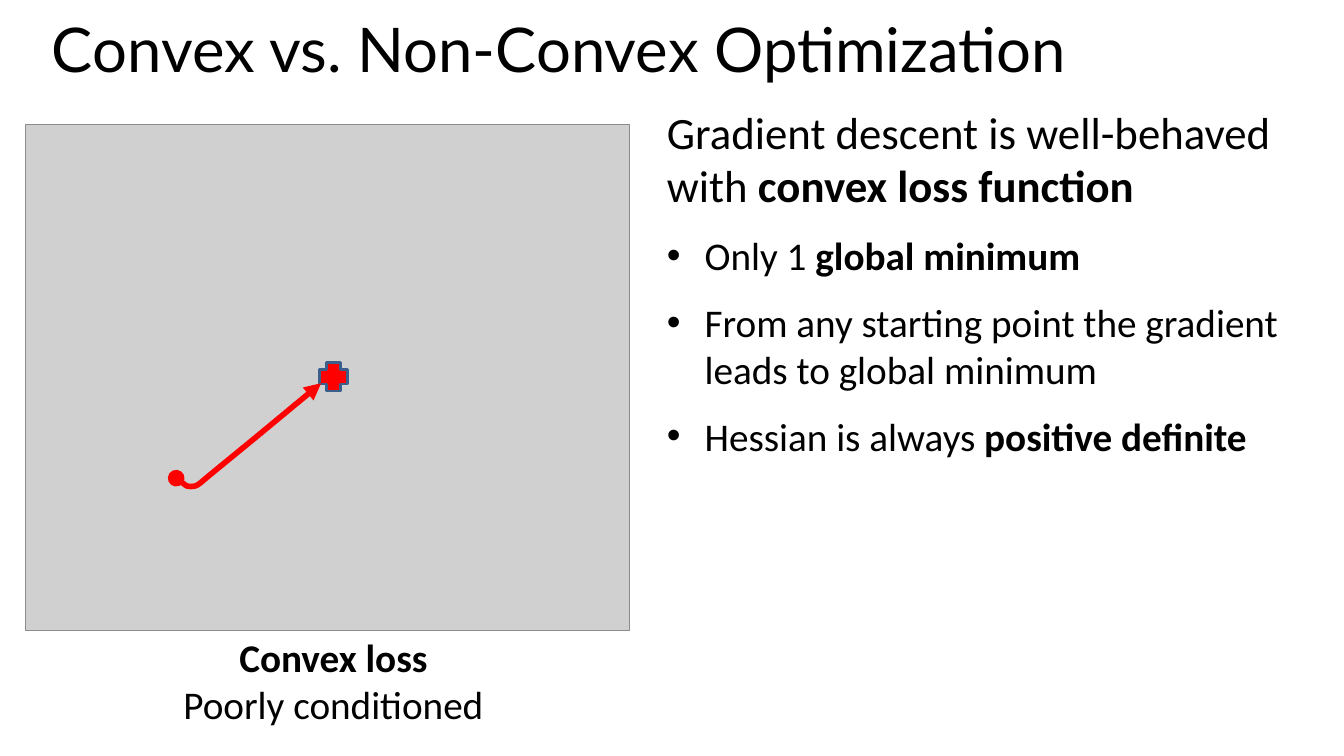
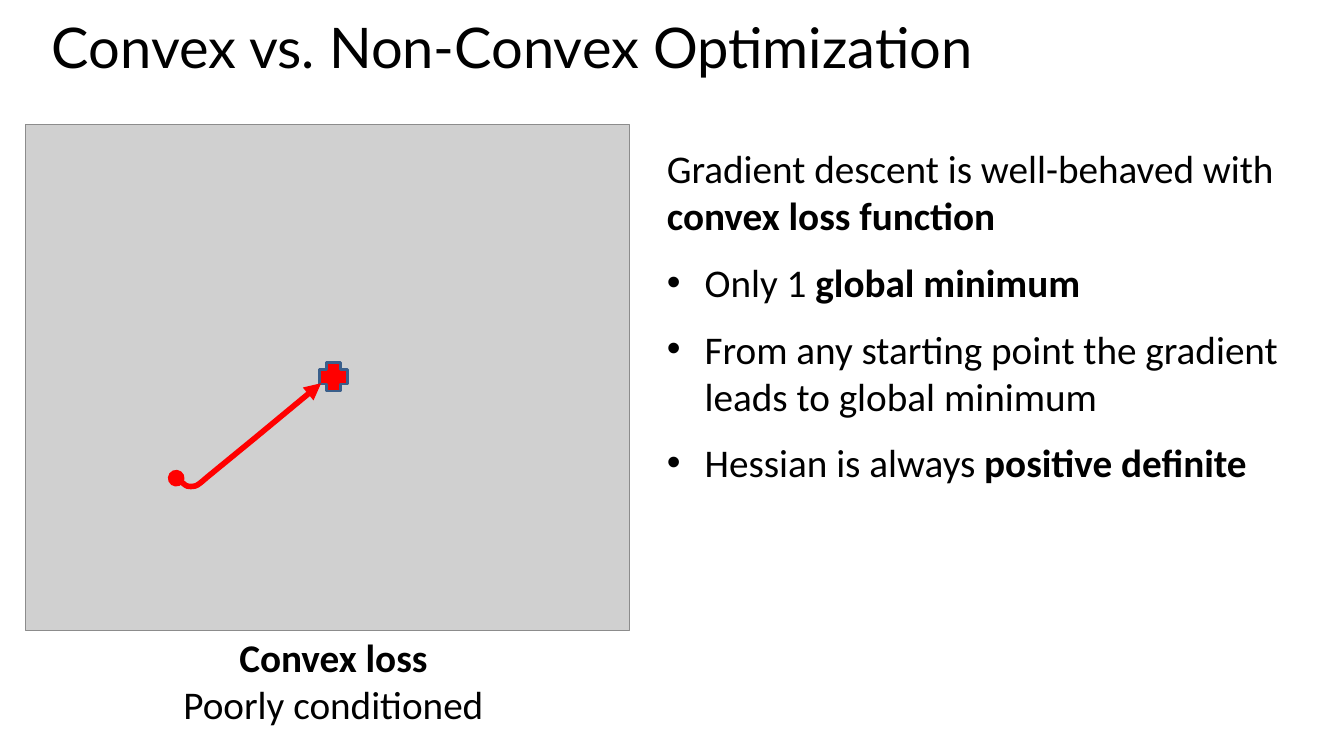
Before and after one commit to StephenElston/CSCI-E25, a slide deck: slide 25 of Slides/7_RegularizationAndOptimization.pptx. Drawn at 1344x756 pixels with LibreOffice and Linux fonts; fonts in the diff are those of the drawing; grey boxes stand for pictures. Boxes give left, top, right and bottom in pixels: in the first picture for what was removed or moved away, otherwise in the second. Text is boxed around its words. In the diff, an @@ line names an element or a change of style, - is before the commit and + after.

```diff
--- a/Slides/7_RegularizationAndOptimization.pptx
+++ b/Slides/7_RegularizationAndOptimization.pptx
@@ title "Convex vs. Non-Convex Optimization" at box(52, 27, 972, 78): size 44 to 40 pt @@
@@ text "Gradient descent is well-behaved with ...": place and size @@
-text "Gradient descent is well-behaved with ..." at box(667, 118, 1277, 458)
+text "Gradient descent is well-behaved with ..." at box(667, 155, 1277, 484)
@@ text at box(667, 155, 1274, 231): size 32 to 28 pt in "Gradient descent is well-behaved with convex loss ..." @@
```
Also in this commit, not shown: 19 other slides changed, 1 slide added.
